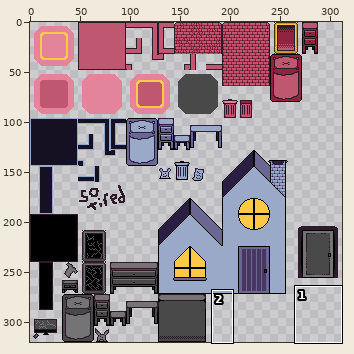
A sprite sheet gets an edit: sprites/tileset/full tileset3.png. The picture above shows the old version from afar; the outline marks the close-up.
Close-up. Before the edit:
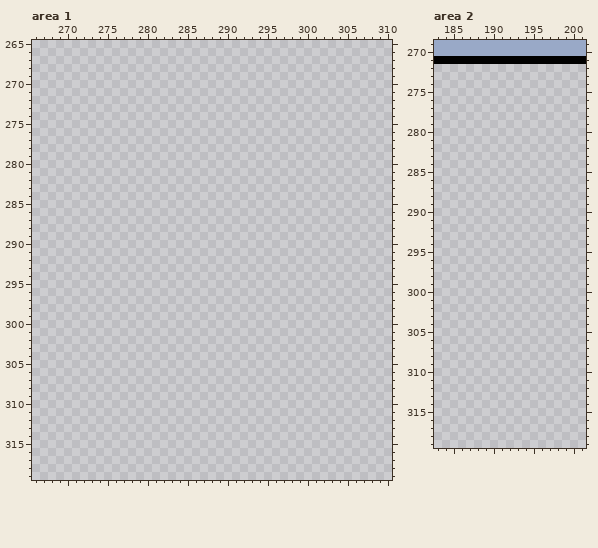
The file is 320x320 pixels. Shown: area 1: x 266..310, y 265..319; area 2: x 183..201, y 269..319. The wide view leaves out empty margins. The commit also changed other parts of the picture, which this record leaves out.
New version:
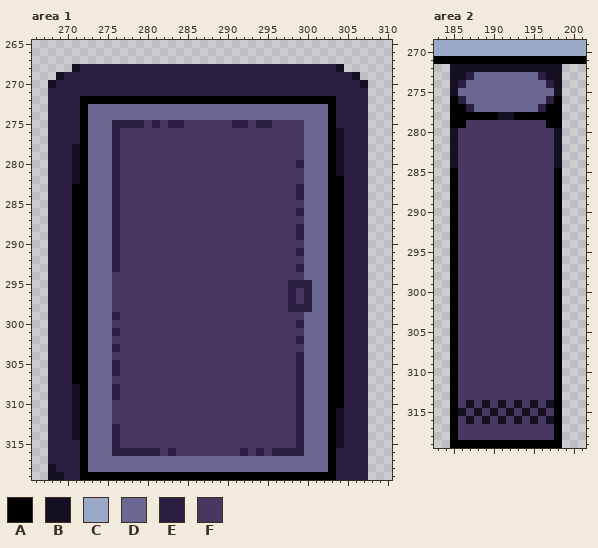
Palette (. is transparent): A #000000  B #161023  C #99a9c7  D #6a6893  E #2a1f42  F #483861
From old to new:
Changed rows in their new state; - is an unchanged pixel.
Area 1:
first column x 268:
268 ---BEEEEEEEEEEEEEEEEEEEEEEEEEEEEEEEEB---
269 -BEEEEEEEEEEEEEEEEEEEEEEEEEEEEEEEEEEEEB-
270 BEEEEEEEEEEEEEEEEEEEEEEEEEEEEEEEEEEEEEEB
271 EEEEEEEEEEEEEEEEEEEEEEEEEEEEEEEEEEEEEEEE
272 EEEEAAAAAAAAAAAAAAAAAAAAAAAAAAAAAAAAEEEE
273 EEEEADDDDDDDDDDDDDDDDDDDDDDDDDDDDDDAEEEE
274 EEEEADDDDDDDDDDDDDDDDDDDDDDDDDDDDDDAEEEE
275 EEEEADDDEEEEFEFEEFFFFFFEEFEEFFFFDDDAEEEE
276 EEEEADDDEFFFFFFFFFFFFFFFFFFFFFFFDDDABEEE
277 EEEEADDDEFFFFFFFFFFFFFFFFFFFFFFFDDDABEEE
278 EEEBADDDEFFFFFFFFFFFFFFFFFFFFFFFDDDABEEE
279 EEEBADDDEFFFFFFFFFFFFFFFFFFFFFFFDDDABEEE
280 EEEBADDDEFFFFFFFFFFFFFFFFFFFFFFEDDDABEEE
281 EEEBADDDEFFFFFFFFFFFFFFFFFFFFFFFDDDABEEE
282 EEEBADDDEFFFFFFFFFFFFFFFFFFFFFFFDDDAAEEE
283 EEEAADDDEFFFFFFFFFFFFFFFFFFFFFFEDDDAAEEE
284 EEEAADDDEFFFFFFFFFFFFFFFFFFFFFFEDDDAAEEE
285 EEEAADDDEFFFFFFFFFFFFFFFFFFFFFFFDDDAAEEE
286 EEEAADDDEFFFFFFFFFFFFFFFFFFFFFFEDDDAAEEE
287 EEEAADDDEFFFFFFFFFFFFFFFFFFFFFFFDDDAAEEE
288 EEEAADDDEFFFFFFFFFFFFFFFFFFFFFFEDDDAAEEE
289 EEEAADDDEFFFFFFFFFFFFFFFFFFFFFFEDDDAAEEE
290 EEEAADDDEFFFFFFFFFFFFFFFFFFFFFFFDDDAAEEE
291 EEEAADDDEFFFFFFFFFFFFFFFFFFFFFFEDDDAAEEE
292 EEEAADDDEFFFFFFFFFFFFFFFFFFFFFFFDDDAAEEE
293 EEEAADDDEFFFFFFFFFFFFFFFFFFFFFFEDDDAAEEE
294 EEEAADDDFFFFFFFFFFFFFFFFFFFFFFFFDDDAAEEE
295 EEEAADDDFFFFFFFFFFFFFFFFFFFFFFEEEDDAAEEE
296 EEEAADDDFFFFFFFFFFFFFFFFFFFFFFEFEDDAAEEE
297 EEEAADDDFFFFFFFFFFFFFFFFFFFFFFEFEDDAAEEE
298 EEEAADDDFFFFFFFFFFFFFFFFFFFFFFEEEDDAAEEE
299 EEEAADDDEFFFFFFFFFFFFFFFFFFFFFFFDDDAAEEE
300 EEEAADDDFFFFFFFFFFFFFFFFFFFFFFFEDDDAAEEE
301 EEEAADDDEFFFFFFFFFFFFFFFFFFFFFFFDDDAAEEE
302 EEEAADDDFFFFFFFFFFFFFFFFFFFFFFFEDDDAAEEE
303 EEEAADDDEFFFFFFFFFFFFFFFFFFFFFFFDDDAAEEE
304 EEEAADDDFFFFFFFFFFFFFFFFFFFFFFFEDDDAAEEE
305 EEEAADDDEFFFFFFFFFFFFFFFFFFFFFFEDDDAAEEE
306 EEEAADDDEFFFFFFFFFFFFFFFFFFFFFFEDDDAAEEE
307 EEEAADDDFFFFFFFFFFFFFFFFFFFFFFFEDDDAAEEE
308 EEEBADDDEFFFFFFFFFFFFFFFFFFFFFFEDDDAAEEE
309 EEEBADDDEFFFFFFFFFFFFFFFFFFFFFFEDDDAAEEE
310 EEEBADDDFFFFFFFFFFFFFFFFFFFFFFFEDDDAAEEE
311 EEEBADDDFFFFFFFFFFFFFFFFFFFFFFFEDDDABEEE
312 EEEBADDDFFFFFFFFFFFFFFFFFFFFFFFEDDDABEEE
313 EEEBADDDEFFFFFFFFFFFFFFFFFFFFFFEDDDABEEE
314 EEEBADDDEFFFFFFFFFFFFFFFFFFFFFFEDDDABEEE
315 EEEEADDDEFFFFFFFFFFFFFFFFFFFFFFEDDDABEEE
316 EEEEADDDEEEEEEFEFFFFFFFFEFEFEEEEDDDAEEEE
317 EEEEADDDDDDDDDDDDDDDDDDDDDDDDDDDDDDAEEEE
318 BEEEADDDDDDDDDDDDDDDDDDDDDDDDDDDDDDAEEEE
319 BBEEAAAAAAAAAAAAAAAAAAAAAAAAAAAAAAAAEEEE
Area 2:
first column x 185:
272 BBBBBBBBBBBBBB
273 BBEDDDDDDDDEBB
274 BEDDDDDDDDDDEB
275 BDDDDDDDDDDDDB
276 AEDDDDDDDDDDEA
277 AAEDDDDDDDDEAA
278 AAAAAABBAAAAAA
279 AAFFFFFFFFFFAA
280 BFFFFFFFFFFFFB
281 BFFFFFFFFFFFFB
282 BFFFFFFFFFFFFB
283 BFFFFFFFFFFFFB
284 BFFFFFFFFFFFFB
285 AFFFFFFFFFFFFA
286 AFFFFFFFFFFFFA
287 AFFFFFFFFFFFFA
288 AFFFFFFFFFFFFA
289 AFFFFFFFFFFFFA
290 AFFFFFFFFFFFFA
291 AFFFFFFFFFFFFA
292 AFFFFFFFFFFFFA
293 AFFFFFFFFFFFFA
294 AFFFFFFFFFFFFA
295 AFFFFFFFFFFFFA
296 AFFFFFFFFFFFFA
297 AFFFFFFFFFFFFA
298 AFFFFFFFFFFFFA
299 AFFFFFFFFFFFFA
300 AFFFFFFFFFFFFA
301 AFFFFFFFFFFFFA
302 AFFFFFFFFFFFFA
303 AFFFFFFFFFFFFA
304 AFFFFFFFFFFFFA
305 AFFFFFFFFFFFFA
306 AFFFFFFFFFFFFA
307 AFFFFFFFFFFFFA
308 AFFFFFFFFFFFFA
309 AFFFFFFFFFFFFA
310 AFFFFFFFFFFFFA
311 AFFFFFFFFFFFFA
312 AFFFFFFFFFFFFA
313 AFFFFFFFFFFFFA
314 AFBFBFBFBFBFBA
315 ABFBFBFBFBFBFA
316 AFBFBFBFBFBFBA
317 AFFFFFFFFFFFFA
318 AFFFFFFFFFFFFA
319 AAAAAAAAAAAAAA
